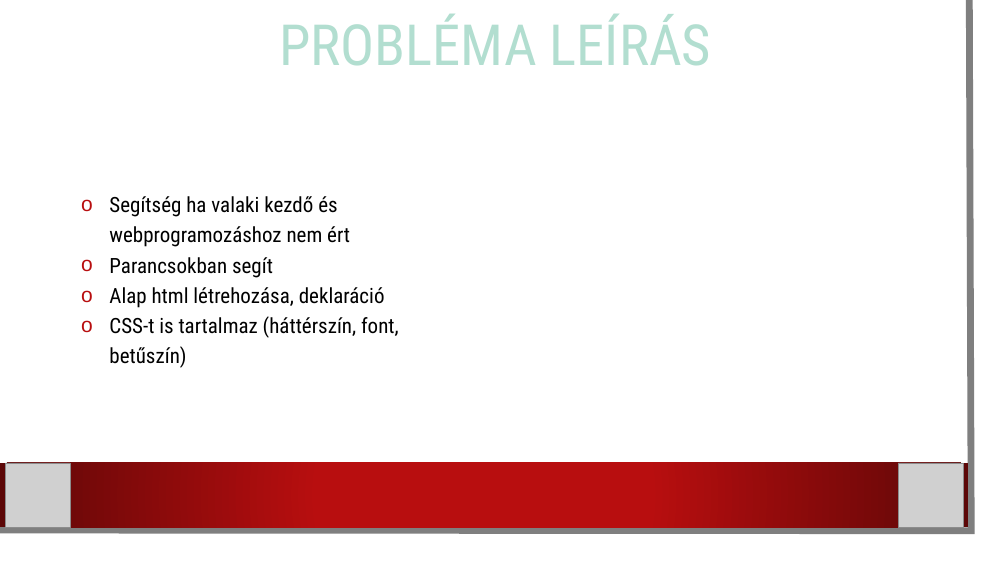
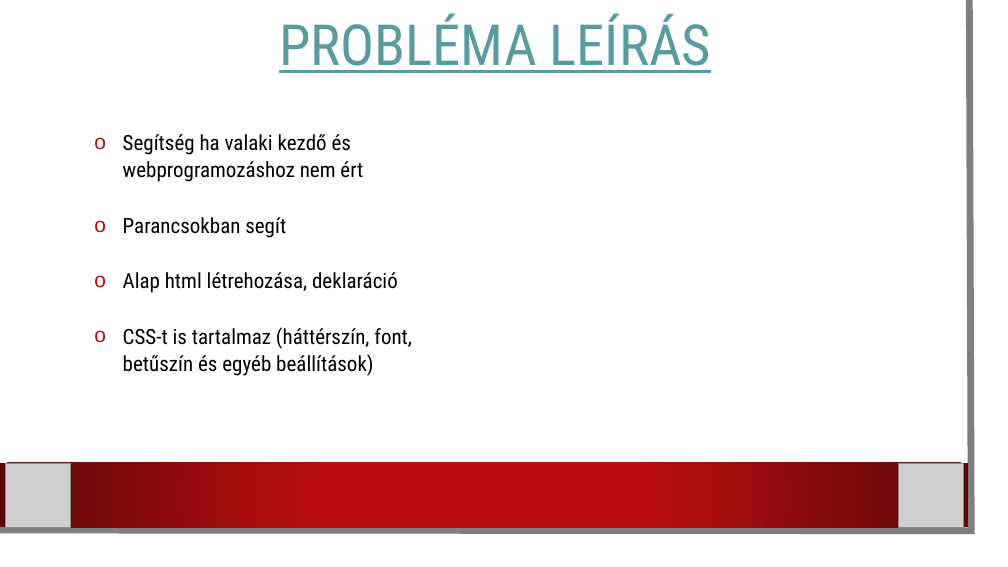
Before and after one commit to karpatililiana/Csapatmunka2.0, a slide deck: slide 3 of Programbemutató.pptx. Drawn at 1008x567 pixels with LibreOffice and Linux fonts; fonts in the diff are those of the drawing; grey boxes stand for pictures; background and template pictures are left out. Boxes give left, top, right and bottom in pixels: in the first picture for what was removed or moved away, otherwise in the second. Text is boxed around its words. In the diff, an @@ line names an element or a change of style, - is before the commit and + after.

```diff
--- a/Programbemutató.pptx
+++ b/Programbemutató.pptx
@@ title "PROBLÉMA LEÍRÁS" at [279,14,711,73]: text colour #B2DED0 to #5A9B9E, underline on @@
@@ text "Segítség ha valaki kezdő és ...": place and size @@
-text "Segítség ha valaki kezdő és ..." at [109,196,399,368]
+text "Segítség ha valaki kezdő és ..." at [123,134,412,376]
@@ text at [123,134,398,293]: line spacing 1.2 to 1.1 @@
@@ text at [123,327,412,376]: text changed @@
-o CSS-t is tartalmaz (háttérszín, font, betűszín)
+o CSS-t is tartalmaz (háttérszín, font, betűszín és egyéb beállítások)
```
Also in this commit, not shown: 4 other slides changed, 2 slides added, 1 slide removed.
